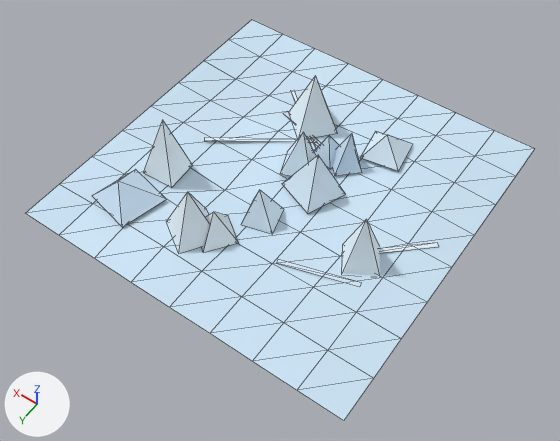
Two versions of the glTF model public/tiles/ice_v2_lowpoly.glb, one commit apart.
One viewpoint serves both versions: a 50 mm lens placed at (-0.794, 1.152, 1.609), pointed at (-0.062, 0.127, -0.001). The lights are fixed; the arrows at lower left show +X, +Y and +Z. The older version comes first. Mesh edges are drawn as thin lines. Vertices at exactly the same position are counted once.

The scene before the commit, as lines of its bpy script (objects in view):
```python
me_ice_v2tile = bpy.data.meshes.new('Ice_v2Tile')
me_ice_v2tile.from_pydata(...)  # 161 vertices, 210 faces; spans x -0.5..0.5, y -0.5..0.5, z -0.012..0.21
me_ice_v2tile.materials.append(mat_specialtilematerial)
ob_ice_v2tile = bpy.data.objects.new('Ice_v2Tile', me_ice_v2tile)
ob_ice_v2tile.location = (0.0, 0.0, 0.0)
```
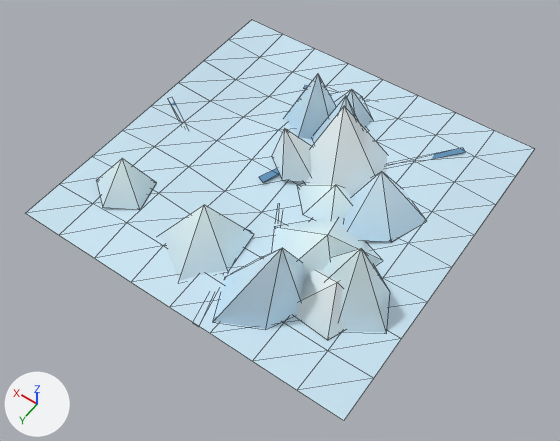
Pixel boxes [x1, y1, x2, y2] of what changed, in the pictures (560 x 441 px):
part 1 of me_ice_v2tile, rebuilt (17% narrower, 10% shorter)
    before: [92, 169, 166, 227]
    after: [96, 158, 157, 210]
part 2 of me_ice_v2tile, deleted
    before: [143, 120, 439, 287]
part 3 of me_ice_v2tile, built on
    before: [202, 76, 380, 276]
    after: [159, 74, 465, 340]
part 4 of me_ice_v2tile, recoloured
    both: [93, 71, 469, 344]
part 5 of me_ice_v2tile, recoloured
    both: [93, 71, 469, 344]

The change, as a list of edits to the scene's bpy script:
```text
Add mat_ice_v2mat:
    mat_ice_v2mat = bpy.data.materials.new('ice_v2Mat')
    mat_ice_v2mat.use_nodes = True; mat_ice_v2mat.node_tree.nodes.clear()
    _N = mat_ice_v2mat.node_tree.nodes; _L = mat_ice_v2mat.node_tree.links
    n0 = _N.new('ShaderNodeBsdfPrincipled'); n0.name = 'Principled BSDF'
    n0.inputs[1].default_value = 0.02  # 'Metallic'
    n0.inputs[2].default_value = 0.08  # 'Roughness'
    n1 = _N.new('ShaderNodeOutputMaterial'); n1.name = 'Material Output'
    n2 = _N.new('ShaderNodeVertexColor'); n2.name = 'Color Attribute'
    _L.new(n0.outputs[0], n1.inputs[0])  # 'BSDF' to 'Surface'
    _L.new(n2.outputs[0], n0.inputs[0])  # 'Color' to 'Base Color'
Change me_ice_v2tile:
    used by ob_ice_v2tile; location = (0.0, 0.0, 0.0)
    remove me_ice_v2tile.from_pydata(...)  # 161 vertices, 210 faces; spans x -0.5..0.5, y -0.5..0.5, z -0.012..0.21
    add me_ice_v2tile.from_pydata(...)  # 196 vertices, 266 faces; spans x -0.5..0.5, y -0.5..0.5, z -0.016..0.232
    me_ice_v2tile part 1: the loose piece of 5 vertices spanning x 0.215..0.385, y 0.225..0.395, z 0.019..0.096 is rebuilt with 6 vertices and now spans x 0.249..0.416, y 0.226..0.374, z 0.015..0.12, in mat_ice_v2mat
    me_ice_v2tile part 2: 6 loose pieces with 28 vertices, spanning x -0.444..0.337, y -0.299..0.368, z -0.005..0.21, are deleted
    me_ice_v2tile part 3
    24 vertices are removed from x -0.306..0.279, y -0.298..0.269, z 0.008..0.201
    43 faces are deleted
    7 vertices in x -0.25..0.375, y -0.375..0.375, z 0.004..0.011 move by (0.0, 0.0, 0.002)
    6 vertices in x -0.25..0.375, y -0.125..0.25, z -0.006..-0.002 move by (0.0, 0.0, -0.001)
    4 vertices in x -0.25..0.375, y -0.25..0.125, z -0.012..-0.01 move by (0.0, 0.0, -0.003)
    4 vertices in x -0.125..0.25, y -0.25..0.375, z 0.009..0.013 move by (0.0, 0.0, 0.004)
    3 vertices in x -0.375..0.375, y -0.375..0.375, z -0.009..-0.002 move by (0.0, 0.0, -0.002)
    28 vertices move from x -0.375..0.375, y -0.25..0.326, z -0.012..0.013 to x -0.375..0.375, y -0.322..0.364, z -0.016..0.133
    86 vertices are added at x -0.464..0.484, y -0.447..0.5, z -0.015..0.232
    125 new faces join them
    me_ice_v2tile part 4: 137 kept faces spanning x -0.5..0.5, y -0.5..0.5, z -0.016..0.133 get new vertex colours; the middle colour goes from blue #cee6f7 to blue #cde8f6
    me_ice_v2tile part 5: 137 faces spanning x -0.5..0.5, y -0.5..0.5, z -0.016..0.133 switch from mat_specialtilematerial to mat_ice_v2mat
```
